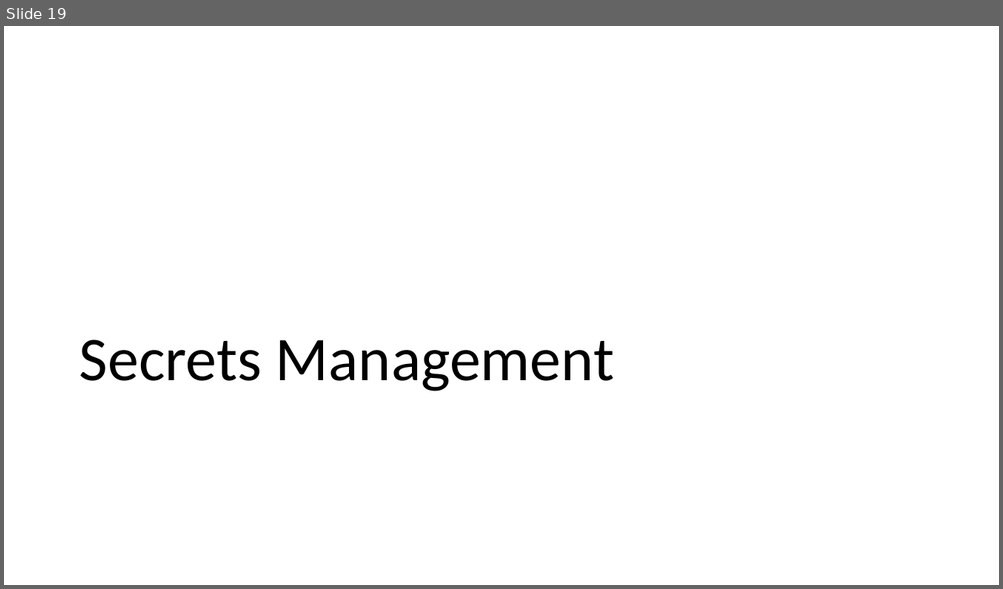
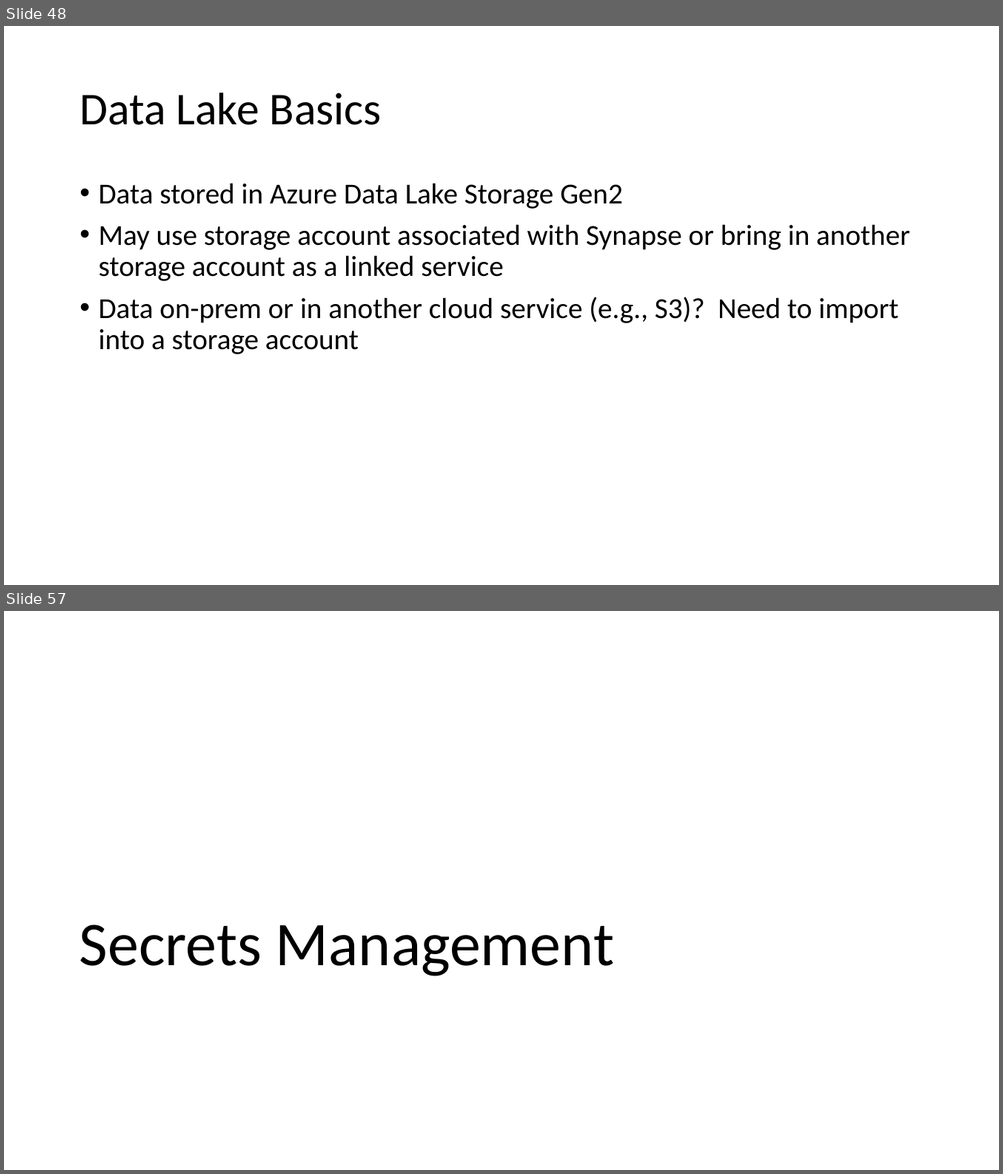
Before and after one commit to solliancenet/precon-synapse-power-bi, a slide deck: Slides/02 - Synapse Development.pptx. Shown one above the other, each under a label of ours: slide 19 before the commit, slides 48 and 57 after it; the slides between them are not shown. The pictures are 1003x589 and 1003x1174 pixels, drawn with LibreOffice and Linux fonts; fonts in the diff are those of the drawing. Boxes give left, top, right and bottom in pixels: in the first picture for what was removed or moved away, otherwise in the second. Text is boxed around its words. In the diff, an @@ line names an element or a change of style, - is before the commit and + after.

```diff
--- a/Slides/02 - Synapse Development.pptx
+++ b/Slides/02 - Synapse Development.pptx
@@ slide 48 added at (4,26,999,585), background #FFFFFF @@
@@ title added at (79,93,381,125), 44 pt, text #000000 @@
+Data Lake Basics
@@ text added at (99,183,910,355), 28 pt, text #000000 @@
+• Data stored in Azure Data Lake Storage Gen2
+• May use storage account associated with Synapse or bring in another storage account as a linked service
+• Data on-prem or in another cloud service (e.g., S3)? Need to import into a storage account
@@ what was slide 19 is now slide 57 @@
```
Also in this commit, not shown: 2 slides changed, 48 other slides added, 3 slides removed.
